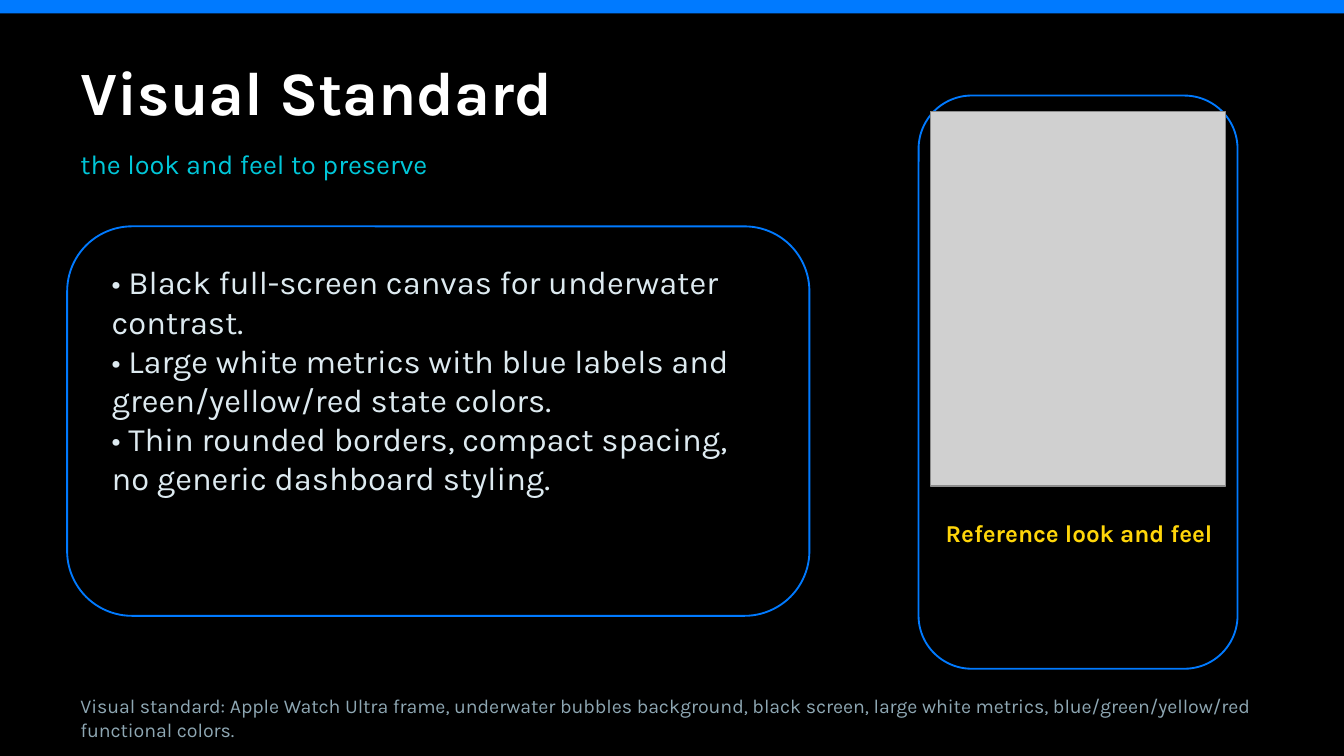
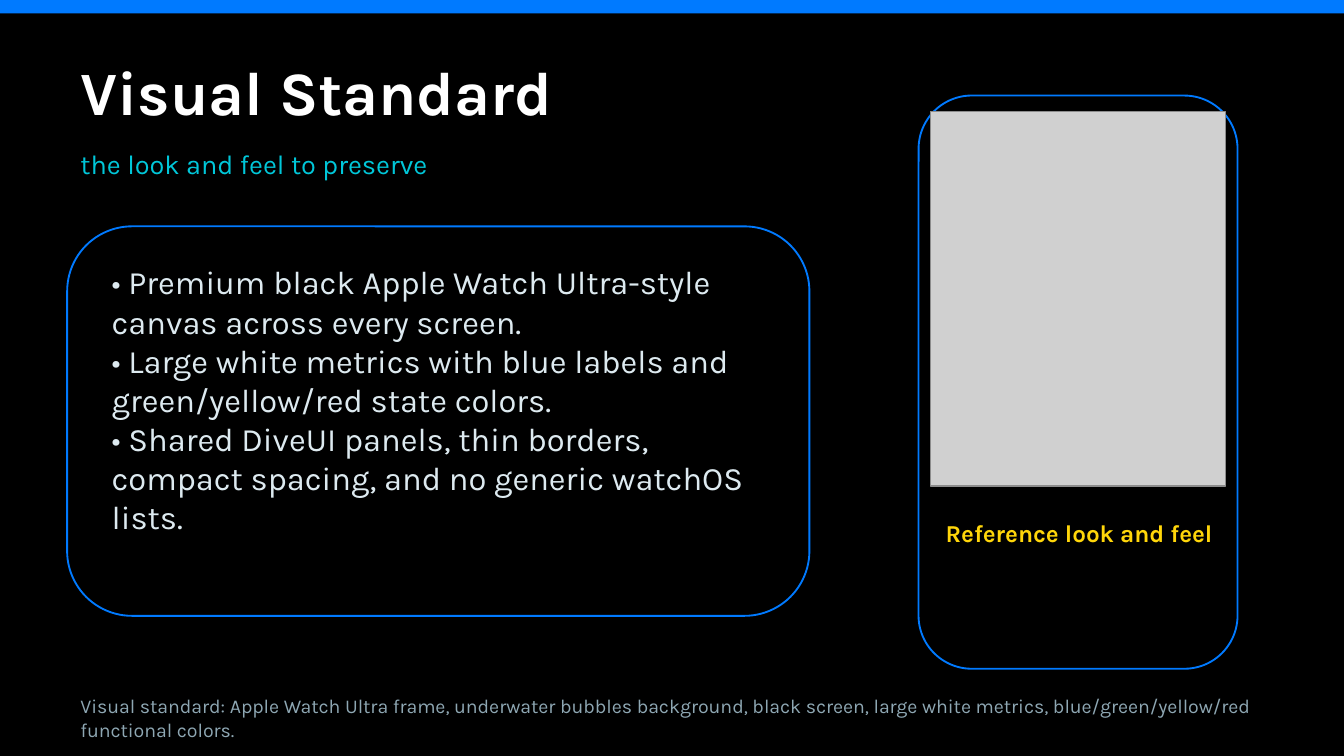
Before and after one commit to egopfe/DirDiving-App, a slide deck: slide 2 of DIR_DIVING_Project_Presentation.pptx. Drawn at 1344x756 pixels with LibreOffice and Linux fonts; fonts in the diff are those of the drawing; grey boxes stand for pictures. Boxes give left, top, right and bottom in pixels: in the first picture for what was removed or moved away, otherwise in the second. Text is boxed around its words. In the diff, an @@ line names an element or a change of style, - is before the commit and + after.

Commit message:
Document premium UI across branches

```diff
--- a/DIR_DIVING_Project_Presentation.pptx
+++ b/DIR_DIVING_Project_Presentation.pptx
@@ text at [112, 271, 710, 342]: text changed @@
-• Black full-screen canvas for underwater contrast.
+• Premium black Apple Watch Ultra-style canvas across every screen.
@@ text at [112, 428, 743, 530]: text changed @@
-• Thin rounded borders, compact spacing, no generic dashboard styling.
+• Shared DiveUI panels, thin borders, compact spacing, and no generic watchOS lists.
```
Also in this commit, not shown: 3 other slides changed, 3 other files.
